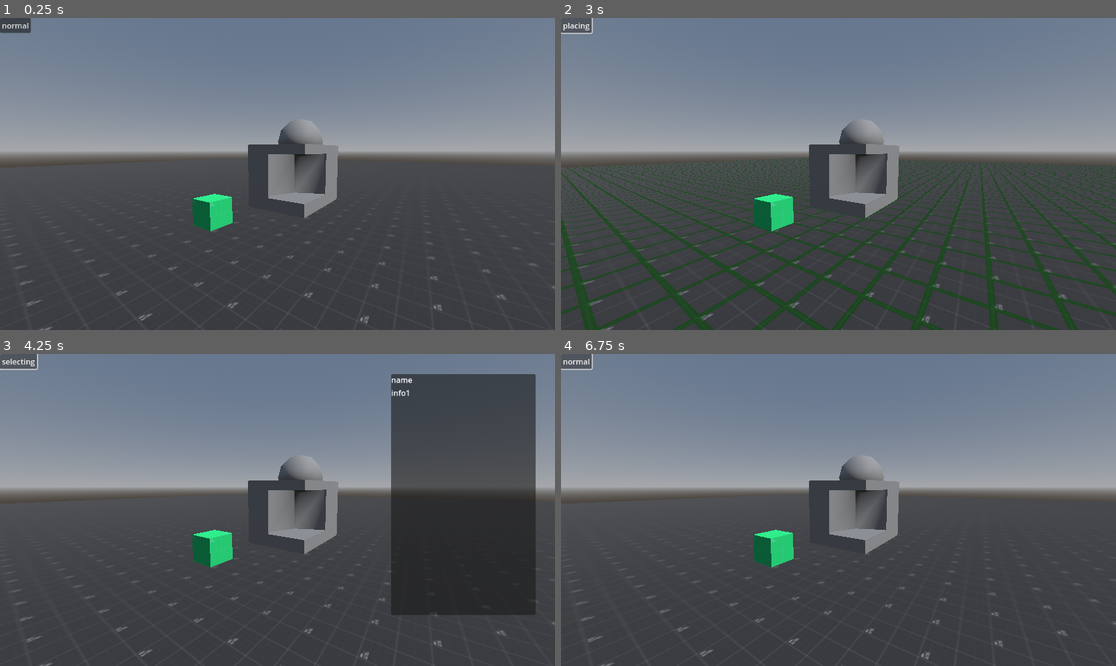
Above: before the commit, frames 1-4 (two rows, left to right).
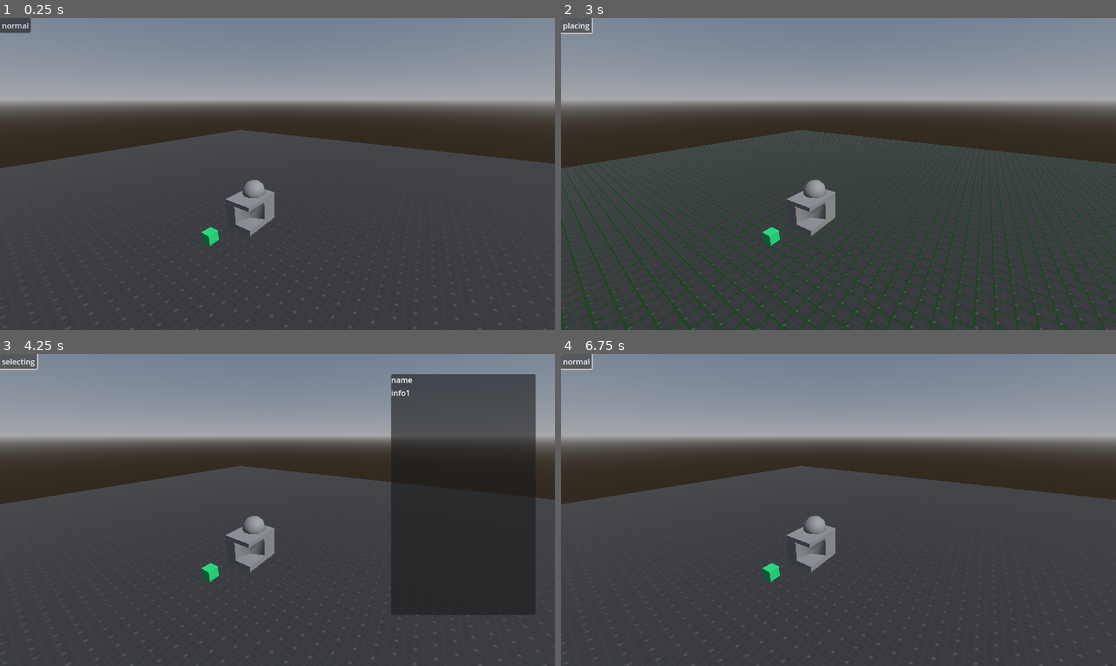
Above: after the commit, the same moments.

Repository: 0x5e8/mold-control
Game: Godot game, scene res://game.tscn
Same seed, same stepped clock (60 frames per second), same inputs: the game is played once before the commit and once after it.
Inputs:
- Up to frame 1 (0.25 s): no input
- Up to frame 2 (3 s): click "normal" at 0.5 s; click "placing" at 1.25 s; click "selecting" at 2 s; click "normal" at 2.75 s
- Up to frame 3 (4.25 s): click "placing" at 3.5 s
- Up to frame 4 (6.75 s): click "selecting" at 4.25 s; click "normal" at 5 s; click "placing" at 5.75 s; click "selecting" at 6.5 s

The runs differ from the first frame. In frame 1, 32% of the frame differs, in the area x 0-100%, y 14-100%; in frame 2, 49%; in frame 3, 29%; in frame 4, 32%.

Commit message:
refactor

Diff:
--- a/game.gd
+++ /dev/null
@@ -1,5 +0,0 @@
-extends Node3D
-
-func _process(delta: float) -> void:
-	if Input.is_action_just_pressed("select"):
-		var raycast = %camera.mouse_cast()
--- a/game.tscn
+++ b/game.tscn
@@ -1,6 +1,5 @@
-[gd_scene load_steps=12 format=3 uid="uid://bl6kx2v8meotl"]
+[gd_scene load_steps=11 format=3 uid="uid://bl6kx2v8meotl"]
 
-[ext_resource type="Script" path="res://game.gd" id="1_nnyns"]
 [ext_resource type="PackedScene" uid="uid://pkjgwfcx7x34" path="res://class/Building.tscn" id="2_7bi7w"]
 [ext_resource type="PackedScene" uid="uid://cqiad0it050ig" path="res://building/lab/lab.tscn" id="2_402yj"]
 [ext_resource type="Script" path="res://mouse_controller.gd" id="2_bju7i"]
@@ -19,7 +18,6 @@
 sky = SubResource("Sky_vey25")
 
 [node name="game" type="Node3D"]
-script = ExtResource("1_nnyns")
 
 [node name="mouse-controller" type="Node" parent="."]
 script = ExtResource("2_bju7i")
@@ -37,7 +35,7 @@
 
 [node name="camera" type="Camera3D" parent="."]
 unique_name_in_owner = true
-transform = Transform3D(0.566406, 0.0932937, -0.818829, 0, 0.993572, 0.113203, 0.824126, -0.064119, 0.562765, -9.18591, 2.21914, 5.63261)
+transform = Transform3D(0.566406, 0.281868, -0.774425, 0, 0.939693, 0.34202, 0.824126, -0.193722, 0.532248, -13.656, 11.504, 13.133)
 script = ExtResource("5_tx2k5")
 
 [node name="environment" type="WorldEnvironment" parent="."]
--- a/mouse_controller.gd
+++ b/mouse_controller.gd
@@ -1,48 +1,37 @@
 extends Node
 
-var hold = false
 var draggable = false
-@export var speed = 1
-var c_speed = speed
+
 @export var cam_weight = 0.2
-var target: Vector3
+var target_pos: Vector3
 
 func _ready() -> void:
-	target = %camera.global_position
-
+	target_pos = %camera.global_position
 
 func _physics_process(delta: float) -> void:
-
-	%camera.global_position = lerp(%camera.global_position,target,cam_weight)
+	%camera.global_position = lerp(%camera.global_position, target_pos, cam_weight)
 
 func _unhandled_input(event: InputEvent) -> void:
 	if event is InputEventMouseButton:
-		if not event.pressed:
-			pass
+		if event.button_index == MOUSE_BUTTON_LEFT or event.button_index == MOUSE_BUTTON_MIDDLE:
+			draggable = event.pressed
+
+	if event is InputEventMouseButton and event.pressed:
 		match event.button_index:
-			MOUSE_BUTTON_LEFT:
-				hold = !hold
-			MOUSE_BUTTON_RIGHT:
-				pass
-			MOUSE_BUTTON_MIDDLE:
-				draggable = !draggable
 			MOUSE_BUTTON_WHEEL_DOWN:
 				if %camera.fov < 75:
 					%camera.fov += 5
-					speed += 0.05
 				else:
 					%camera.fov = 75
 			MOUSE_BUTTON_WHEEL_UP:
 				if %camera.fov > 5:
 					%camera.fov -= 5
-					speed -= 0.05
 				else:
 					%camera.fov = 5
 
-	if event is InputEventMouseMotion and (hold and draggable):
-			target -= mouse_movement(event)
+	if event is InputEventMouseMotion and draggable:
+		target_pos -= mouse_movement(event)
 
 func mouse_movement(event):
-
-	var mouse_dir = event.relative.normalized()
-	return clamp(speed,0.2,c_speed)*((%camera.global_basis.x * mouse_dir.x) - (%camera.basis.y * mouse_dir.y))
+	var mouse_dir = event.relative.normalized() / 3.0
+	return (%camera.global_basis.x * mouse_dir.x) - (%camera.basis.y * mouse_dir.y)
